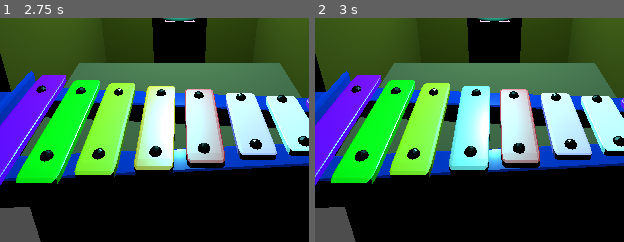
Above: before the commit, frames 1-2 (left to right).
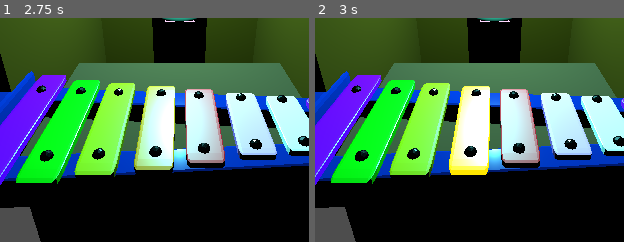
Above: after the commit, the same moments.

Repository: Zailef/GameOff2024
Game: Godot game, scene res://scenes/characters/musician/musician_stall.tscn
Same seed, same stepped clock (60 frames per second), same inputs: the game is played once before the commit and once after it. This scene is started directly instead of the project's main scene. Sound files missing from this copy of the repository are replaced by a short silence.
Inputs (mouse positions are % of the whole screen's width and height, from its top left):
- Up to frame 1 (2.75 s): tap Enter at 0.5, 2 s; move the mouse to (81, 45) at 0.52 s; hold D (turn_right) 0.53-1.28 s; tap Mouse wheel up (camera_zoom_in) at 0.6 s; click (81, 45) at 0.67 s; tap Space (jump) at 0.77, 1.25, 1.52 s; move the mouse to (27, 55) at 1.27 s; hold S (move_backwards) 1.28-2.03 s; tap Mouse wheel down (camera_zoom_out) at 1.35 s; move the mouse to (66, 28) at 2.02 s; hold D (turn_right) from 2.03 s (still down); tap E (interact) at 2.1 s
- Up to frame 2 (3 s): tap Space (jump) at 2.75 s; move the mouse to (46, 70) at 2.77 s; release D (turn_right) at 2.78 s; hold W (move_forwards) from 2.78 s (still down); tap Shift (sprint) at 2.85 s; click (46, 70) at 2.92 s
The pictures show only the part of the screen within x 24-74%, y 46-96%; the shares and areas given below are measured in that part.

Frame 1 is identical in both runs. In frame 2, 3.8% of the frame differs, in the area x 43-57%, y 30-71%.
Error in both runs: Invalid access of index '0' on a base object of type: 'Array'. (res://scenes/characters/musician/player_input_state.gd:18)

Commit message:
Tweak round delays and add glow for key presses on the xylophone

Diff:
--- a/scenes/characters/musician/idle_state.gd
+++ b/scenes/characters/musician/idle_state.gd
@@ -14,3 +14,5 @@
     owner_node.current_index = 0
     owner_node.player_index = 0
     owner_node.current_round = 1
+
+    SignalManager.player_unfreeze_requested.emit()
--- a/scenes/characters/musician/result_state.gd
+++ b/scenes/characters/musician/result_state.gd
@@ -15,14 +15,13 @@
             owner_node.current_round = 1
             get_parent().change_state(owner_node.idle_state)
             print("Player won!")
-            SignalManager.player_unfreeze_requested.emit()
     else:
         print("Player failed!")
         owner_node.current_round = 1
         get_parent().change_state(owner_node.idle_state)
-        SignalManager.player_unfreeze_requested.emit()
 
 func progress_round() -> void:
     owner_node.current_round += 1
     owner_node.round_note_count += 1
+    await (get_tree().create_timer(1.0).timeout)
     get_parent().change_state(owner_node.show_sequence_state)
--- a/scenes/characters/musician/xylophone.gd
+++ b/scenes/characters/musician/xylophone.gd
@@ -30,7 +30,9 @@
 func get_surface_material_override_by_note(note: String) -> Callable:
 	var note_index = note_to_index_map[note]
 	var material = xylophone_mesh.get_active_material(note_index)
-	var new_material = material.duplicate()
-	new_material.albedo_color = Color(0.5, 0.5, 0.5)
+	var new_material: BaseMaterial3D = material.duplicate()
+	new_material.emission_enabled = true
+	new_material.emission = new_material.albedo_color
+	new_material.emission_energy = 2
 	xylophone_mesh.set_surface_override_material(note_index, new_material)
 	return func(): xylophone_mesh.set_surface_override_material(note_index, null)
